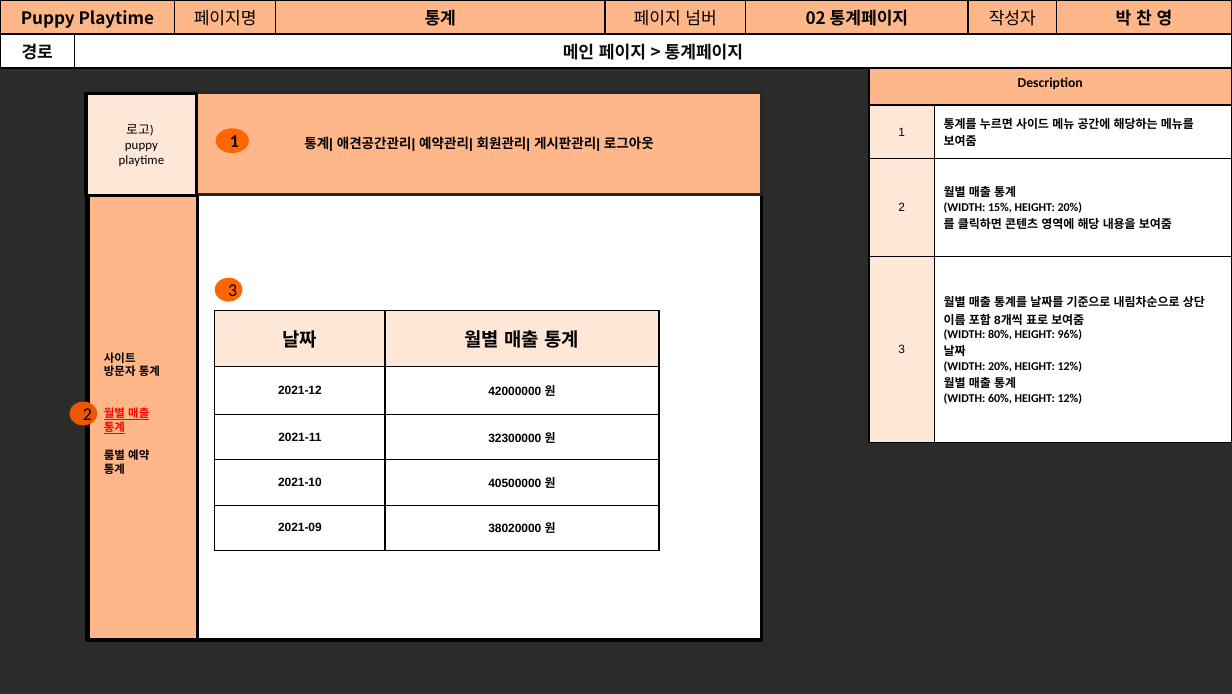
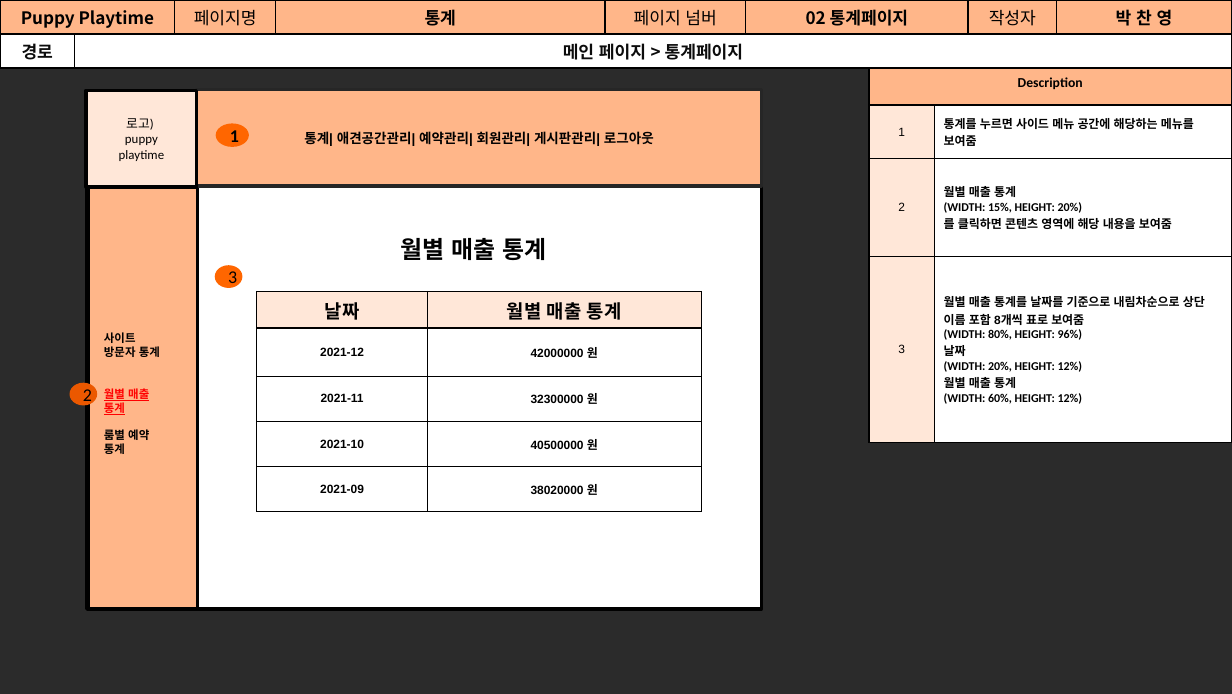
Before and after one commit to Jogging-Kim-Chaebak/PuppyPlaytime, a slide deck: slide 9 of 프로젝트 산출물/9. 스토리보드/Puppy Playtime 관리자 스토리보드.pptx. Drawn at 1232x694 pixels with LibreOffice and Linux fonts; fonts in the diff are those of the drawing; background and template pictures are left out; a plain dark background stands for a picture behind light text. Boxes give left, top, right and bottom in pixels: in the first picture for what was removed or moved away, otherwise in the second. Text is boxed around its words. In the diff, an @@ line names an element or a change of style, - is before the commit and + after.

```diff
--- a/프로젝트 산출물/9. 스토리보드/Puppy Playtime 관리자 스토리보드.pptx
+++ b/프로젝트 산출물/9. 스토리보드/Puppy Playtime 관리자 스토리보드.pptx
@@ rectangle "통계| 애견공간관리| 예약관리| 회원관리| 게시판관리| ...": place and size @@
-rectangle "통계| 애견공간관리| 예약관리| 회원관리| 게시판관리| ..." at [197,92,761,195]
+rectangle "통계| 애견공간관리| 예약관리| 회원관리| 게시판관리| ..." at [197,89,761,186]
@@ rectangle "로고)": place and size @@
-rectangle "로고)" at [86,94,197,196]
+rectangle "로고)" at [86,90,197,187]
@@ ellipse "1": place and size @@
-ellipse "1" at [216,128,249,153]
+ellipse "1" at [216,123,249,147]
@@ rectangle "사이트": place and size @@
-rectangle "사이트" at [87,186,197,641]
+rectangle "사이트" at [87,177,197,609]
@@ rectangle: place and size @@
-rectangle at [87,165,761,641]
+rectangle at [87,158,761,609]
@@ text added at [401,238,546,260], 14 pt, text #000000, bold @@
+월별 매출 통계
@@ ellipse "3": place and size @@
-ellipse "3" at [214,277,241,301]
+ellipse "3" at [214,265,241,287]
@@ table: place and size @@
-table at [214,310,658,551]
+table at [257,291,701,511]
@@ ellipse "2": place and size @@
-ellipse "2" at [69,402,96,425]
+ellipse "2" at [69,382,96,404]
```
Also in this commit, not shown: 23 other slides changed, 1 slide removed, 3 other files.
